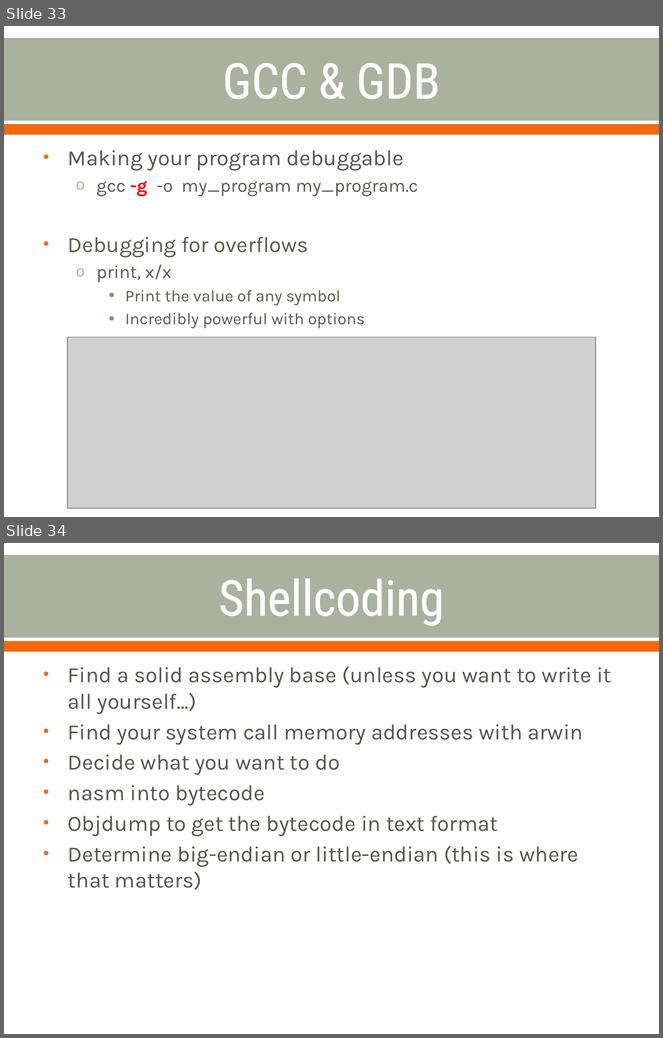
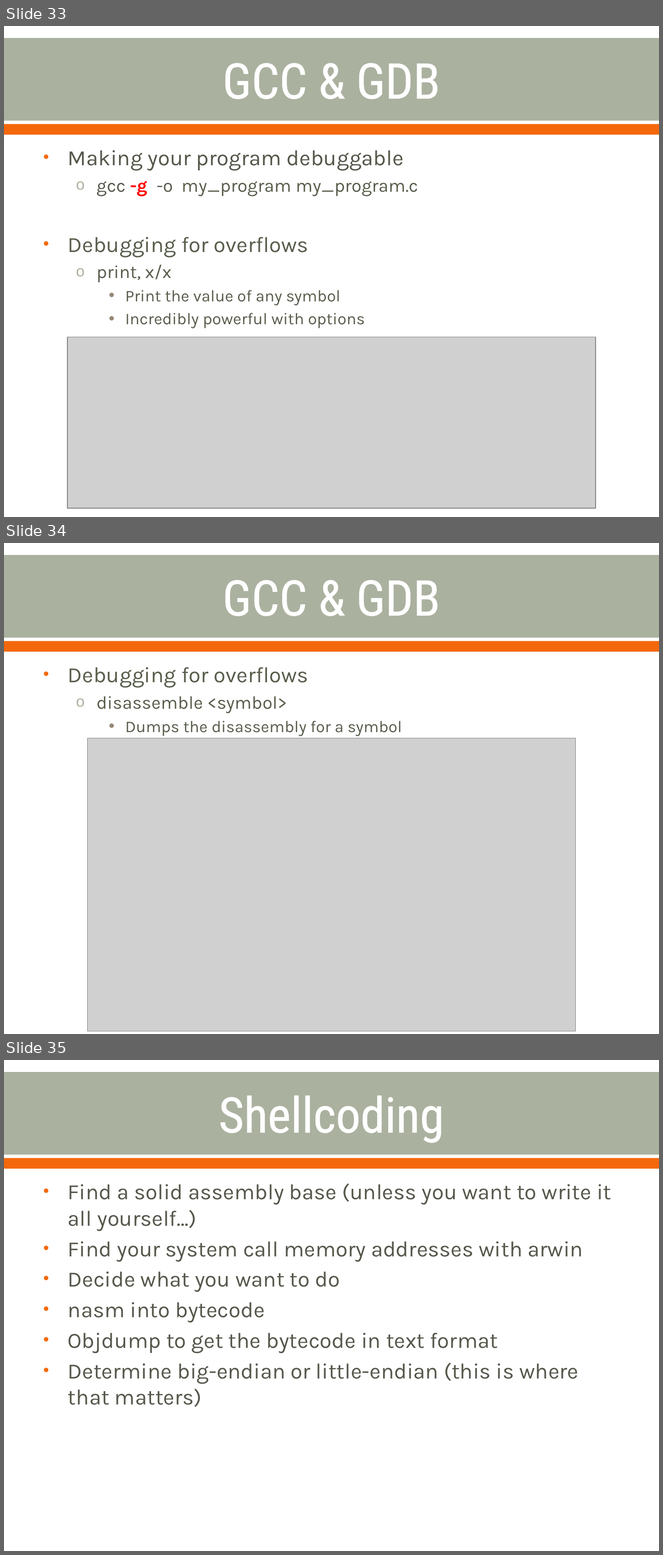
Before and after one commit to cornwe19/cse825, a slide deck: Buffer Overflow Attacks.pptx. Shown one above the other, each under a label of ours: slides 33 and 34 before the commit, slides 33, 34 and 35 after it. The pictures are 663x1038 and 663x1555 pixels, drawn with LibreOffice and Linux fonts; fonts in the diff are those of the drawing; grey boxes stand for pictures. Boxes give left, top, right and bottom in pixels: in the first picture for what was removed or moved away, otherwise in the second. Text is boxed around its words. In the diff, an @@ line names an element or a change of style, - is before the commit and + after.

Commit message:
Adding a disassemble debug slide

```diff
--- a/Buffer Overflow Attacks.pptx
+++ b/Buffer Overflow Attacks.pptx
@@ slide 34 added at (4, 543, 659, 1034), background #FFFFFF; not listed: 2 template elements that a slide beside it also shows @@
@@ title added at (222, 580, 440, 616), 54 pt, text #FFFFFF @@
+GCC & GDB
@@ text added at (68, 667, 402, 736), 18 pt, text #575D4B @@
+• Debugging for overflows
+  o disassemble <symbol>
+    • Dumps the disassembly for a symbol
@@ picture added at (87, 738, 575, 1032) @@
@@ what was slide 34 is now slide 35 @@
```
